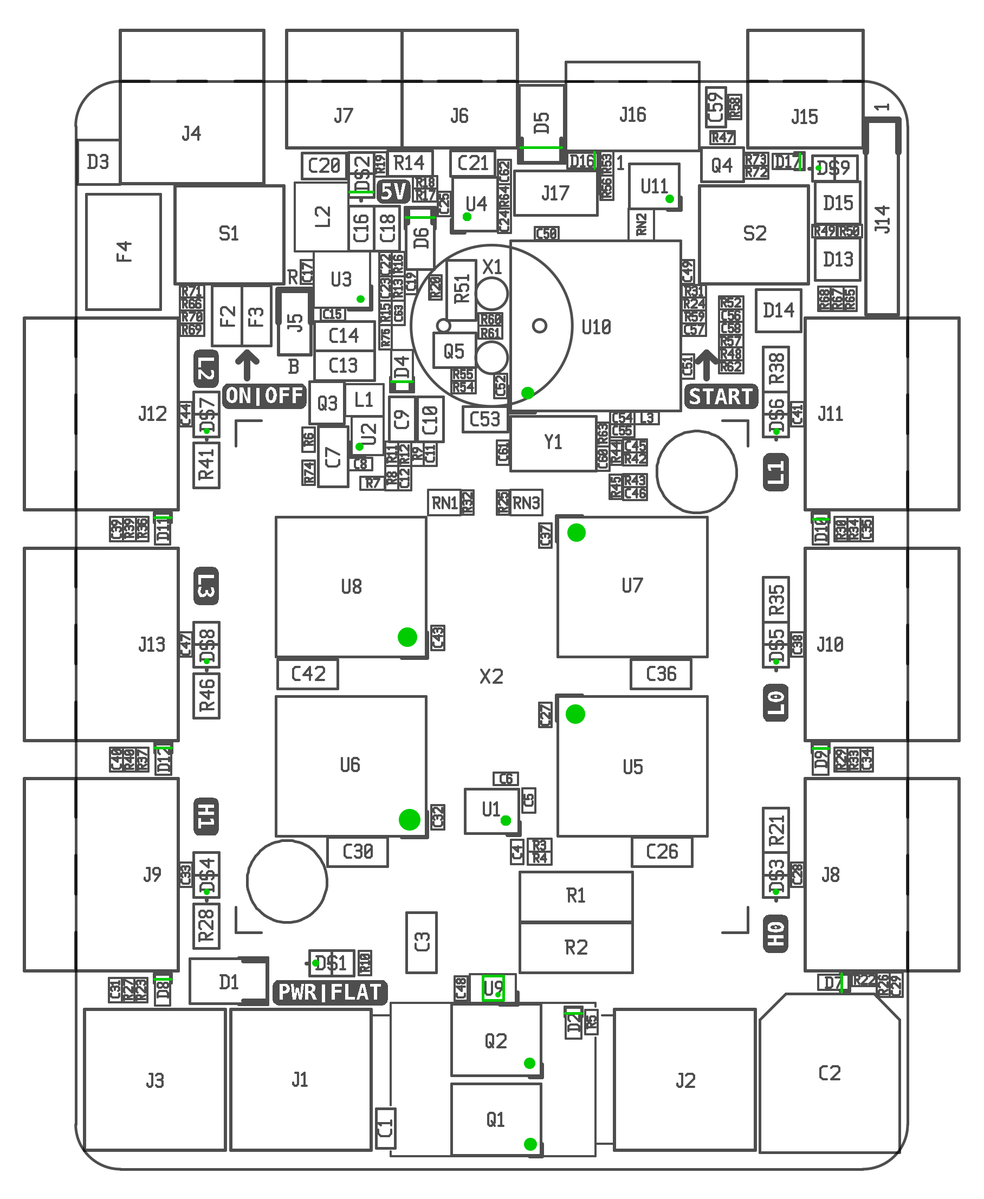
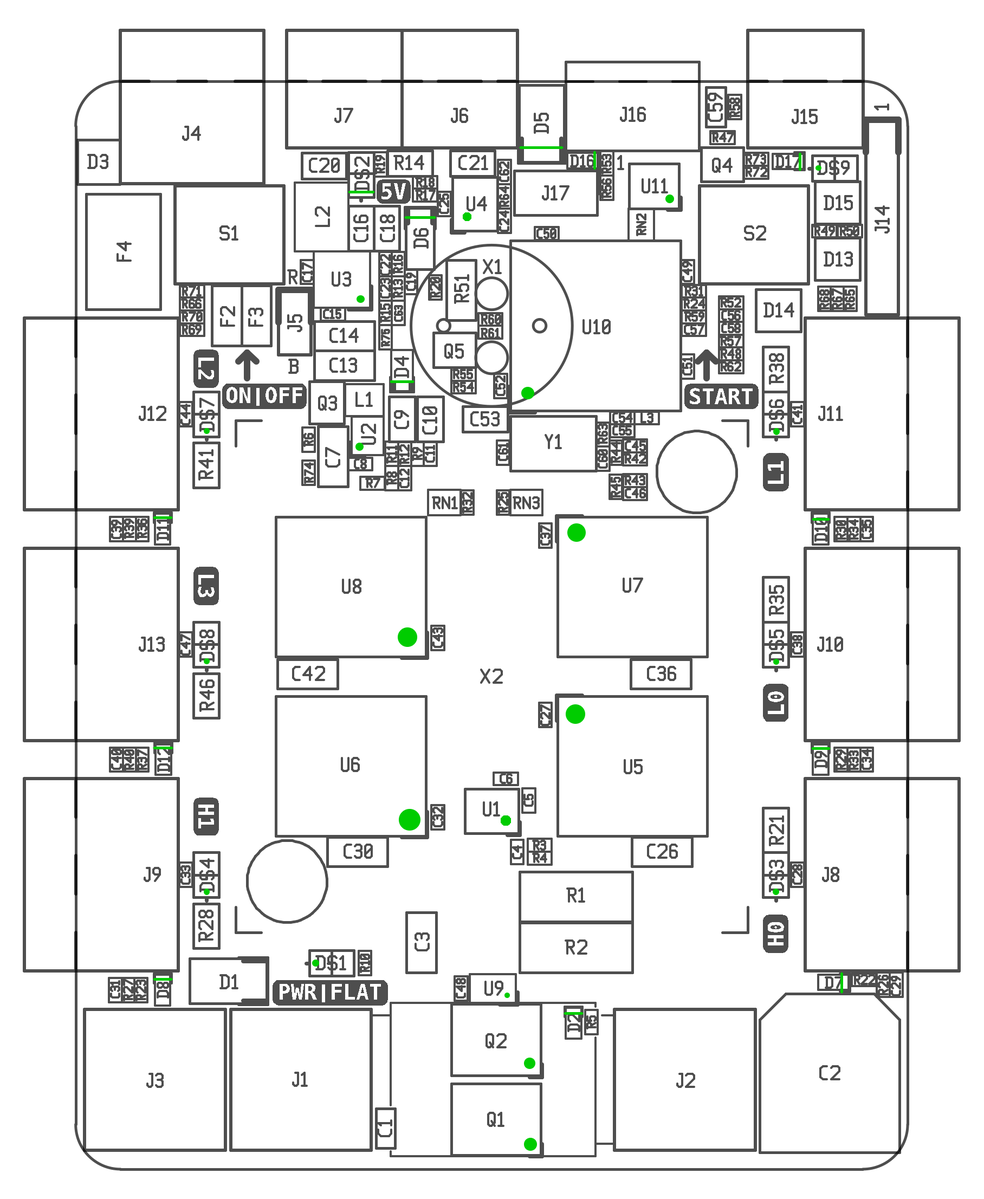
Before/after of a (984, 1199) layered artwork. What changed in the layer stack:
painted on "Annotations" over bbox(481, 974, 510, 1002)
